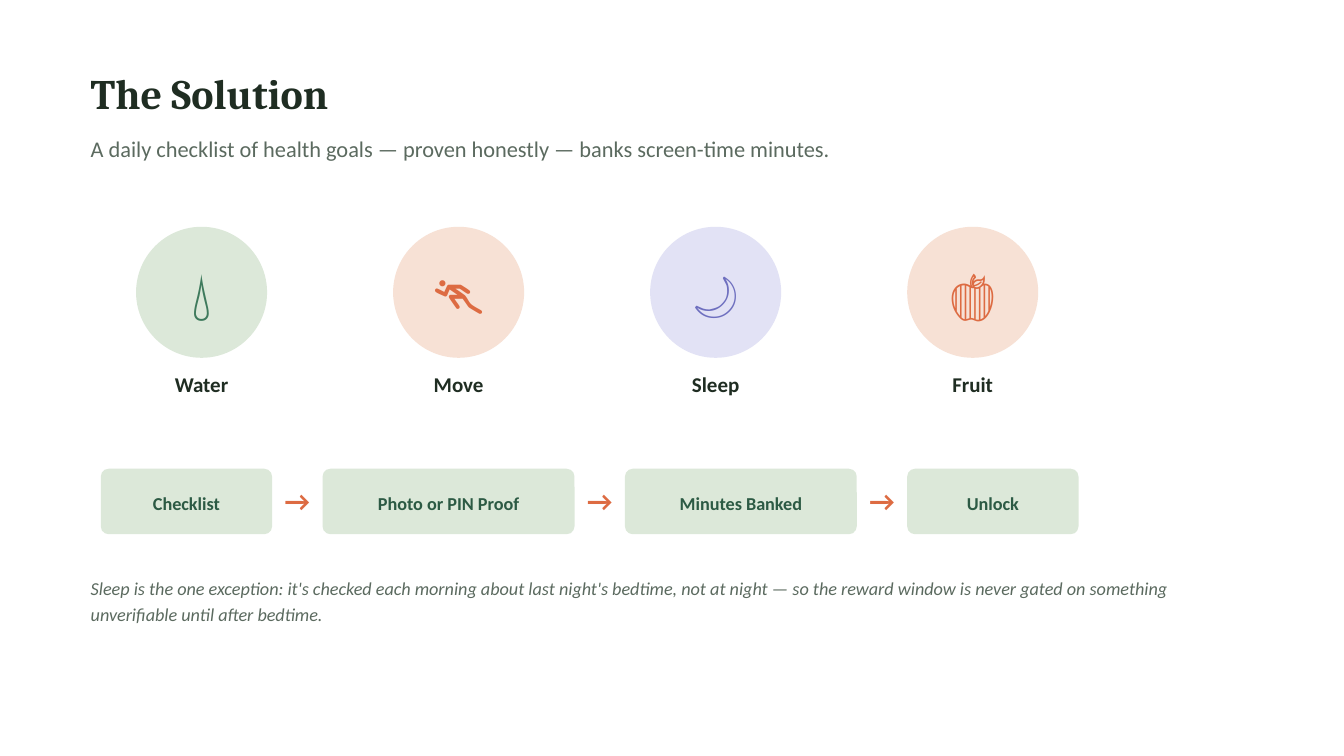
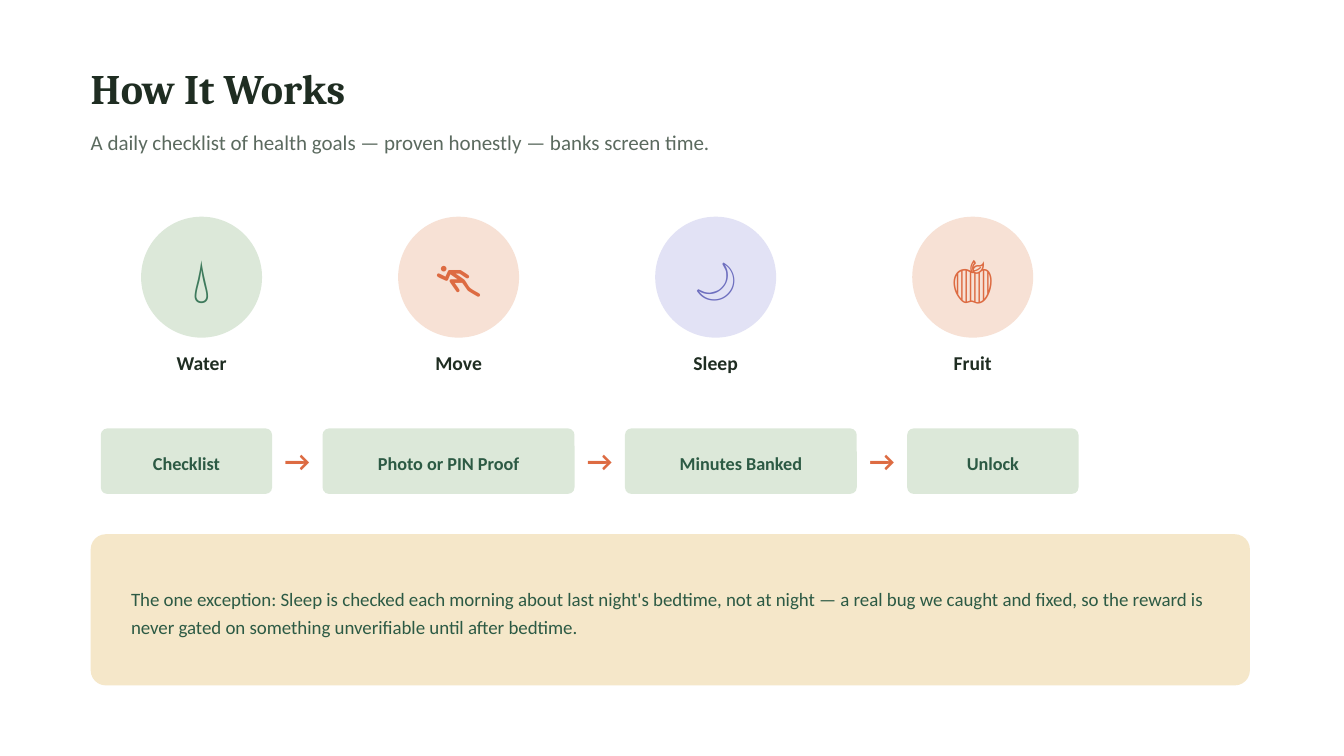
Before and after one commit to sahil19891989/health-first, a slide deck: slide 4 of Health_First_Week6_Pitch.pptx (slide 3 before the commit). Drawn at 1344x756 pixels with LibreOffice and Linux fonts; fonts in the diff are those of the drawing. Boxes give left, top, right and bottom in pixels: in the first picture for what was removed or moved away, otherwise in the second. Text is boxed around its words. In the diff, an @@ line names an element or a change of style, - is before the commit and + after.

Commit message:
Rebuild Week 6 pitch deck: sharper universal problem hook, differentiator slide, proof-it's-real slide, and dedicated wider-impact slide

```diff
--- a/Health_First_Week6_Pitch.pptx
+++ b/Health_First_Week6_Pitch.pptx
@@ text removed at (91,80,328,110) @@
-The Solution
@@ text added at (91,75,346,105), 30 pt, text #1F2D22, bold @@
+How It Works
@@ text at (91,135,709,154): text changed; size 16 to 15 pt @@
-A daily checklist of health goals — proven honestly — banks screen-time minutes.
+A daily checklist of health goals — proven honestly — banks screen time.
@@ ellipse "💧": place and size @@
-ellipse "💧" at (136,227,267,358)
+ellipse "💧" at (141,217,262,338)
@@ ellipse "🏃": place and size @@
-ellipse "🏃" at (393,227,524,358)
+ellipse "🏃" at (398,217,519,338)
@@ ellipse "🌙": place and size @@
-ellipse "🌙" at (650,227,781,358)
+ellipse "🌙" at (655,217,776,338)
@@ size 36 to 33 pt in 4 elements at (655,217,776,338), (141,217,262,338), (398,217,519,338), (912,217,1033,338) @@
@@ ellipse "🍎": place and size @@
-ellipse "🍎" at (907,227,1038,358)
+ellipse "🍎" at (912,217,1033,338)
@@ text "Water": place and size @@
-text "Water" at (175,378,228,392)
+text "Water" at (177,357,227,370)
@@ text "Move": place and size @@
-text "Move" at (434,378,484,392)
+text "Move" at (435,357,482,370)
@@ text "Sleep": place and size @@
-text "Sleep" at (692,377,739,396)
+text "Sleep" at (693,356,737,373)
@@ size 15 to 14 pt in 4 elements at (177,357,227,370), (435,357,482,370), (693,356,737,373), (954,356,992,370) @@
@@ text "Fruit": place and size @@
-text "Fruit" at (952,377,993,392)
+text "Fruit" at (954,356,992,370)
@@ 7 texts, 4 rounded rectangles: place and size @@
-7 texts, 4 rounded rectangles at (101,469,1079,534)
+7 texts, 4 rounded rectangles at (101,429,1079,494)
@@ proportions changed in 4 elements at (101,429,272,494), (323,429,575,494), (625,429,857,494), (907,429,1079,494) @@
@@ rounded rectangle added at (91,534,1250,686), fill #F5E7C9 @@
@@ text "The one exception: Sleep is ..." at (131,593,1203,638): vertical alignment top to middle @@
@@ text at (131,593,1203,638): text changed; size 13 to 13.5 pt; text colour #5B6A5F to #2C5A44; italic off @@
-Sleep is the one exception: it's checked each morning about last night's bedtime, not at night — so the reward window is never gated on something unverifiable until after bedtime.
+The one exception: Sleep is checked each morning about last night's bedtime, not at night — a real bug we caught and fixed, so the reward is never gated on something unverifiable until after bedtime.
```
Also in this commit, not shown: 2 other slides changed, 7 slides added, 6 slides removed, 1 other file.
